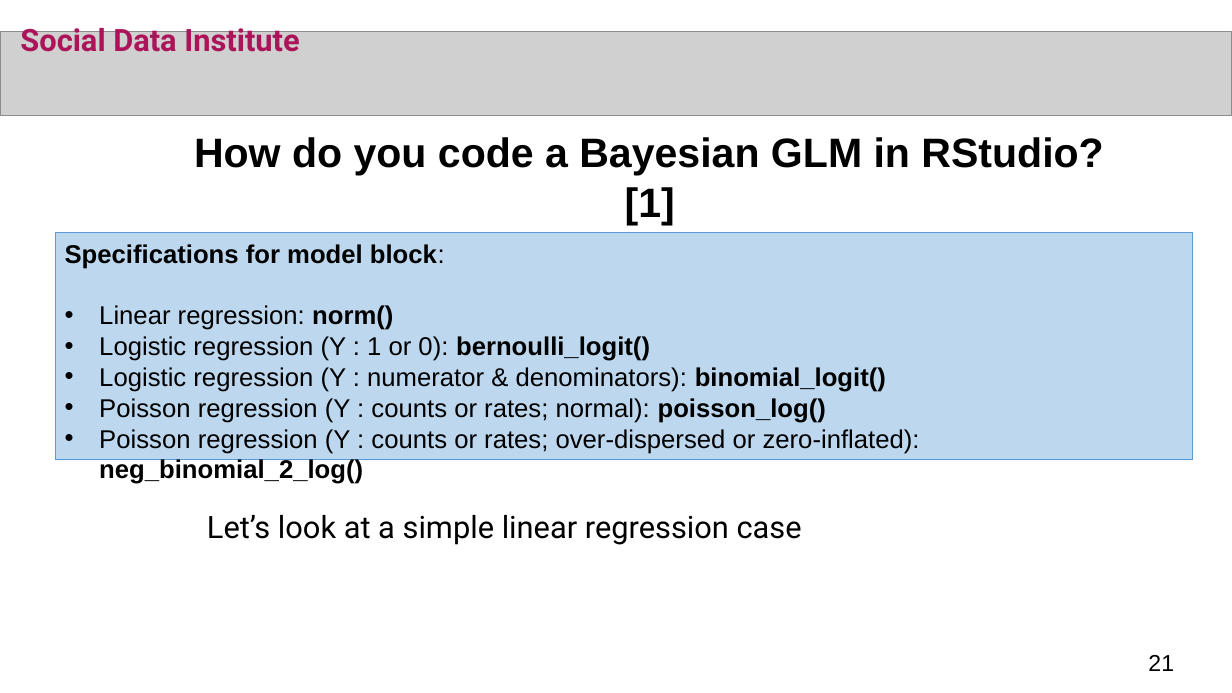
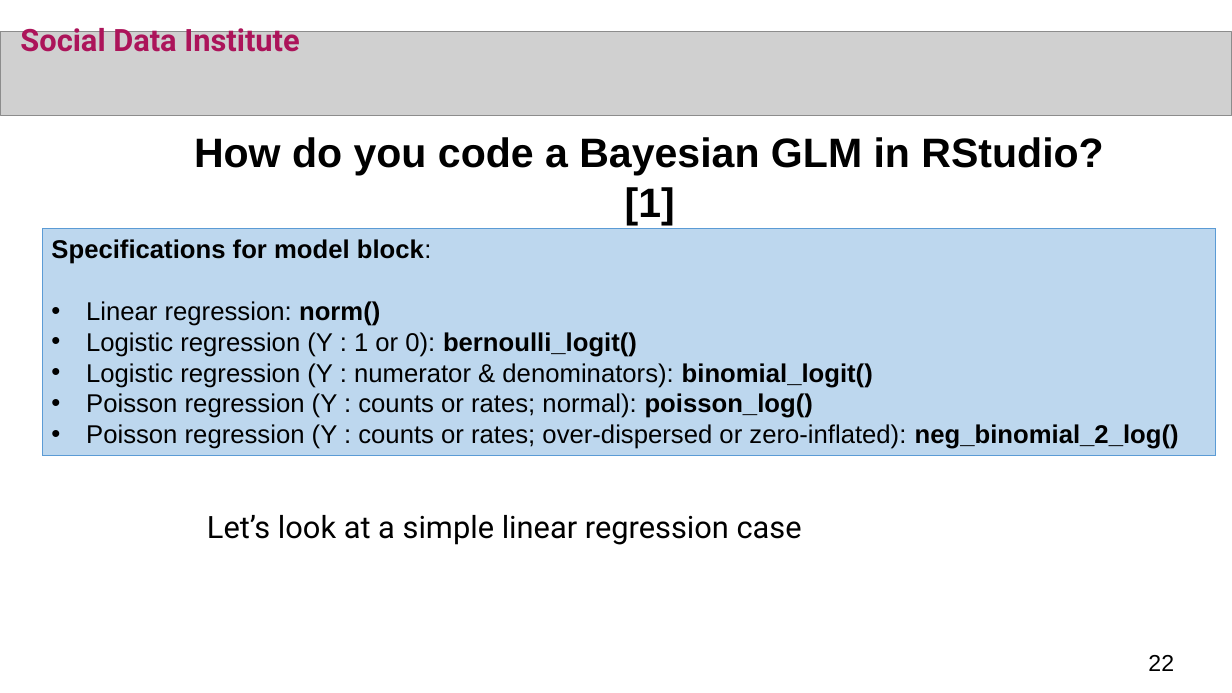
Before and after one commit to UCLPG-MSC-SGDS/UCL-SODA-CPD-RStan, a slide deck: slide 22 of Archived/2022_23/Day 2 Lecture - Bayesian Generalised Linear Regression Models.pptx (slide 21 before the commit). Drawn at 1232x693 pixels with LibreOffice and Linux fonts; fonts in the diff are those of the drawing; grey boxes stand for pictures. Boxes give left, top, right and bottom in pixels: in the first picture for what was removed or moved away, otherwise in the second. Text is boxed around its words. In the diff, an @@ line names an element or a change of style, - is before the commit and + after.

```diff
--- a/Archived/2022_23/Day 2 Lecture - Bayesian Generalised Linear Regression Models.pptx
+++ b/Archived/2022_23/Day 2 Lecture - Bayesian Generalised Linear Regression Models.pptx
@@ rectangle "Specifications for model block:": place and size @@
-rectangle "Specifications for model block:" at bbox=[55, 233, 1192, 460]
+rectangle "Specifications for model block:" at bbox=[43, 229, 1215, 457]
@@ page number at bbox=[1148, 655, 1174, 671]: text changed @@
-21
+22
```
Also in this commit, not shown: 12 other slides changed, 2 slides added, 1 slide removed, 33 other files.
